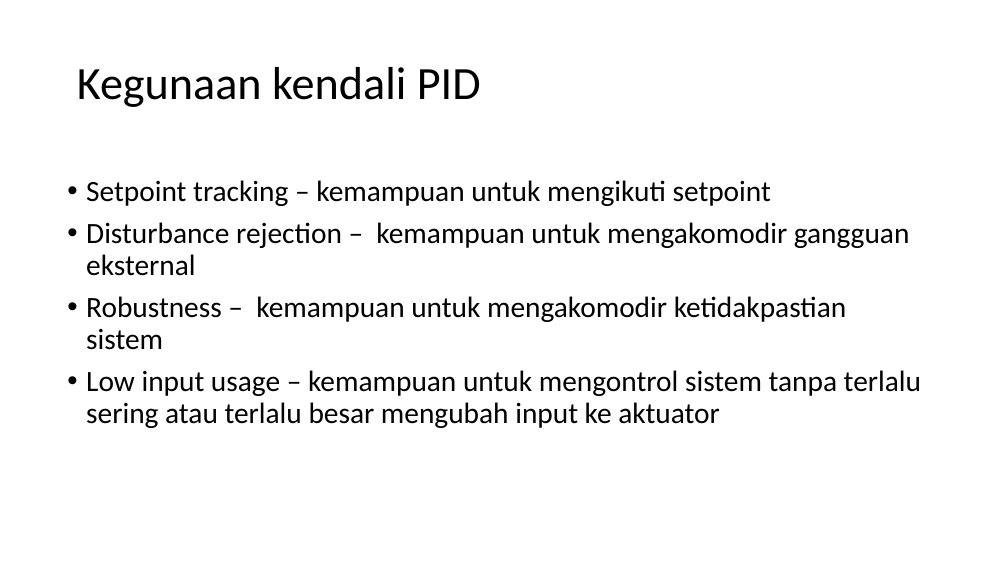
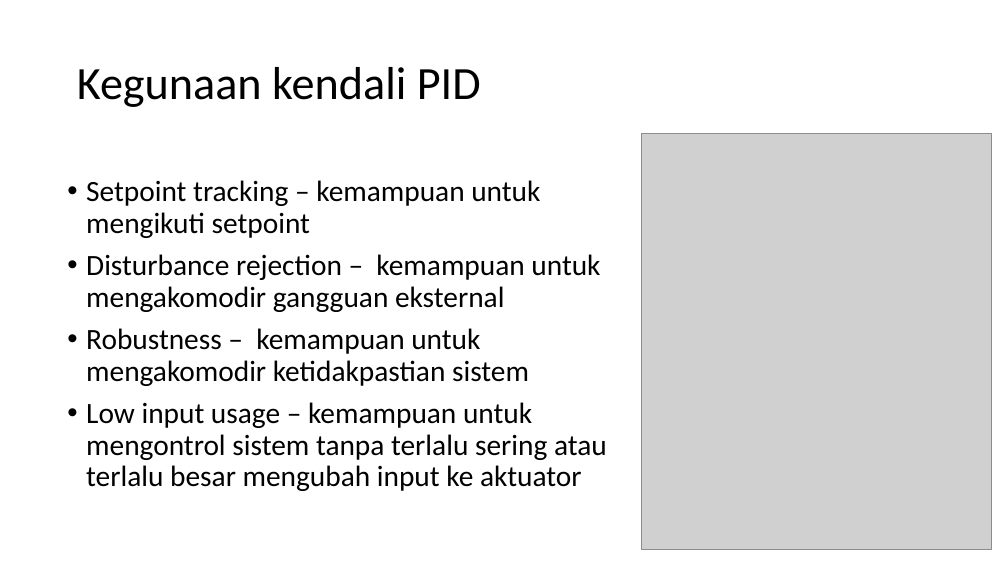
Before and after one commit to muhammadhusni777/kelasrobot_pid, a slide deck: slide 7 of ppt.pptx. Drawn at 1008x567 pixels with LibreOffice and Linux fonts; fonts in the diff are those of the drawing; grey boxes stand for pictures. Boxes give left, top, right and bottom in pixels: in the first picture for what was removed or moved away, otherwise in the second. Text is boxed around its words. In the diff, an @@ line names an element or a change of style, - is before the commit and + after.

```diff
--- a/ppt.pptx
+++ b/ppt.pptx
@@ picture added at <box>642,134,992,549</box> @@
@@ text "Setpoint tracking – kemampuan untuk ..." rewrapped from <box>86,180,921,428</box> to <box>86,180,607,491</box> @@
```
Also in this commit, not shown: 1 other slide changed.
